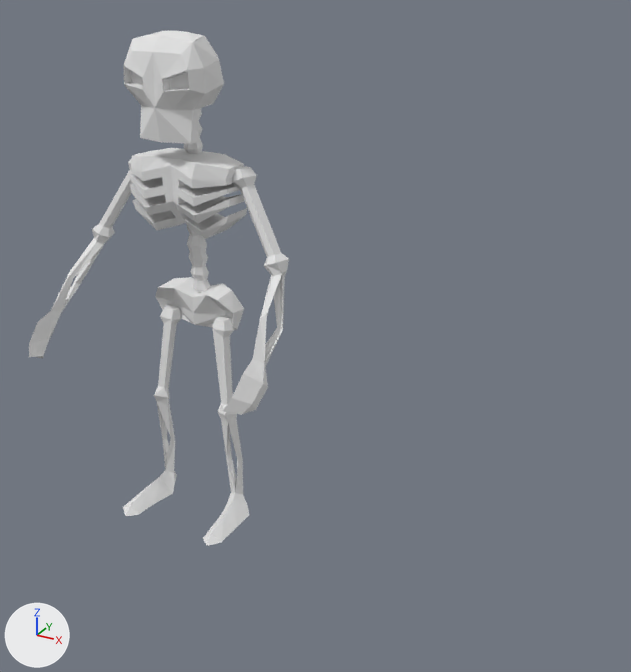
Before and after pictures for a commit that changed the Blender file Blender/Skeleton.blend.
Before and after are seen from a 50 mm lens placed at (15.4, -20.01, 17.44), pointed at (4.87, -0.85, 7.86). Every picture has the same lights, and +X, +Y and +Z are marked at lower left.
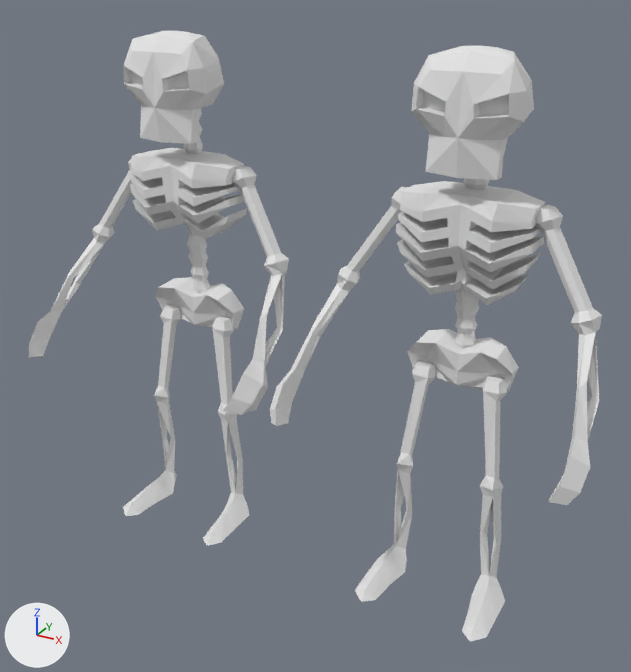
The edits, one by one:
Material 'Material.004' (mat_material_004) is new.
Its base color is (0.8, 0.8, 0.8) (white #e7e7e7).
Material 'Material.005' (mat_material_005) is new.
Its base color is (0.8, 0.8, 0.8) (white #e7e7e7).
Mesh me_cube_002 is new.
It has 435 vertices, 437 faces, 1 loose edge and spans x -4.1..1.5, y -1.2..3.4, z -13.8..1.3.
Faces by material slot: [296, 141].
It uses material mat_material_004 (white #e7e7e7).
It uses material mat_material_005 (white #e7e7e7).
Object 'Cube.002' (ob_cube_002) is new; it shows me_cube_002.
Its location is (8.61, 0.0, 14.2).
Its rotation in degrees is (0, 0, 180).
It gains a MIRROR modifier named 'Mirror'.
Modifier setting: merge_threshold = 0.01.

Where the change shows, as pixel boxes [x1, y1, x2, y2] in the pictures (631 x 672 px):
'Cube.002', added
    after: [270, 46, 602, 641]
    faces in mat_material_004 (white #e7e7e7): [396, 46, 545, 391]
    faces in mat_material_005 (white #e7e7e7): [270, 187, 602, 641]
